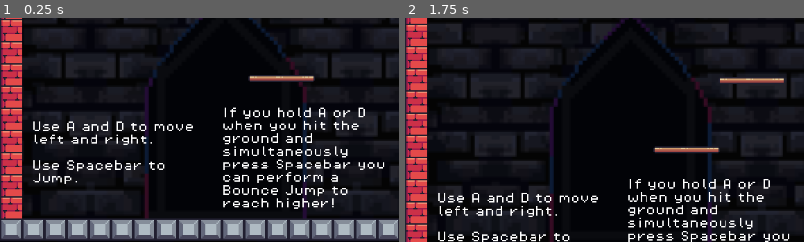
Above: before the commit, frames 1-2 (left to right).
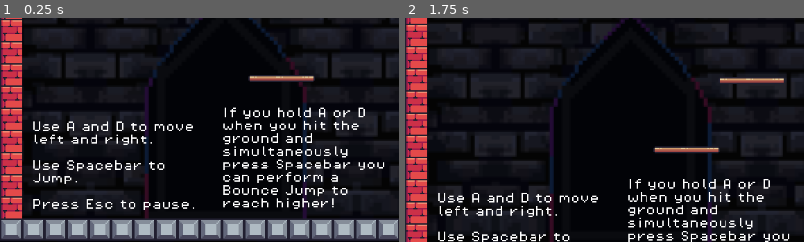
Above: after the commit, the same moments.

Repository: Erickkthemage/CSC-489-Final-Project
Game: Godot game, scene res://scenes/main.tscn
Two runs of this game, one before a commit and one after it. Both use one fixed random seed, a clock stepped at 60 frames per second and the inputs below.
Inputs:
- Up to frame 1 (0.25 s): no input
- Up to frame 2 (1.75 s): tap Space (jump) at 0.5, 0.77, 1.25, 1.52 s; hold D (right) from 0.53 s (still down)
The pictures show only the part of the screen within x 0-50%, y 50-100%; the shares and areas given below are measured in that part.

The runs differ from the first frame. In frame 1, 0.6% of the frame differs, in the area x 8-49%, y 80-86%; in frame 2, nothing differs.

Commit message:
added pause menu and buttons

Diff:
--- a/project.godot
+++ b/project.godot
@@ -37,6 +37,12 @@
 , Object(InputEventKey,"resource_local_to_scene":false,"resource_name":"","device":-1,"window_id":0,"alt_pressed":false,"shift_pressed":false,"ctrl_pressed":false,"meta_pressed":false,"pressed":false,"keycode":0,"physical_keycode":32,"key_label":0,"unicode":32,"echo":false,"script":null)
 ]
 }
+pause={
+"deadzone": 0.5,
+"events": [Object(InputEventKey,"resource_local_to_scene":false,"resource_name":"","device":-1,"window_id":0,"alt_pressed":false,"shift_pressed":false,"ctrl_pressed":false,"meta_pressed":false,"pressed":false,"keycode":0,"physical_keycode":4194305,"key_label":0,"unicode":0,"echo":false,"script":null)
+, Object(InputEventJoypadButton,"resource_local_to_scene":false,"resource_name":"","device":-1,"button_index":6,"pressure":0.0,"pressed":true,"script":null)
+]
+}
 
 [rendering]
 
--- a/scenes/main.tscn
+++ b/scenes/main.tscn
@@ -1,9 +1,10 @@
-[gd_scene load_steps=7 format=3 uid="uid://bg44804k5ftvn"]
+[gd_scene load_steps=8 format=3 uid="uid://bg44804k5ftvn"]
 
 [ext_resource type="TileSet" uid="uid://dbl261u384ksy" path="res://assets/sprites/TileSet.tres" id="1_hduku"]
 [ext_resource type="Script" path="res://scripts/game_manager.gd" id="1_nfdvs"]
 [ext_resource type="PackedScene" uid="uid://c3sxdi4r5gpeq" path="res://scenes/player.tscn" id="2_dkdg2"]
 [ext_resource type="FontFile" uid="uid://b2dnqx3upa4ch" path="res://assets/font/PixelOperator8-Bold.ttf" id="2_wdqgh"]
+[ext_resource type="PackedScene" uid="uid://bh45y47b0r44e" path="res://scenes/pause_menu.tscn" id="3_f3wba"]
 [ext_resource type="Texture2D" uid="uid://dbcmgiyx1l6ki" path="res://assets/sprites/Tiles/background_5.1.png" id="5_gobj4"]
 [ext_resource type="FontFile" uid="uid://clbsxcq5ul0en" path="res://assets/font/PixelOperator8.ttf" id="6_qsflg"]
 
@@ -26,6 +27,13 @@
 text = "Score: 0"
 horizontal_alignment = 1
 vertical_alignment = 1
+
+[node name="PauseMenu" parent="GameManager/CanvasLayer" instance=ExtResource("3_f3wba")]
+offset_left = -17.3333
+offset_top = 0.666664
+offset_right = -17.3334
+offset_bottom = 0.666687
+scale = Vector2(0.648622, 0.648622)
 
 [node name="TileMap" type="TileMap" parent="."]
 texture_filter = 1
@@ -64,7 +72,9 @@
 theme_override_fonts/font = ExtResource("6_qsflg")
 text = "Use A and D to move left and right.
 
-Use Spacebar to Jump."
+Use Spacebar to Jump.
+
+Press Esc to pause."
 autowrap_mode = 2
 
 [node name="Instructions2" type="Label" parent="Labels"]
@@ -86,4 +96,14 @@
 theme_override_fonts/font = ExtResource("6_qsflg")
 text = "Don't fall too far...."
 
+[node name="Label2" type="Label" parent="Labels"]
+offset_left = -35.0
+offset_top = -47316.0
+offset_right = 583.0
+offset_bottom = -47267.0
+scale = Vector2(0.334644, 0.334644)
+theme_override_fonts/font = ExtResource("2_wdqgh")
+text = "I didn't think anyone would make it this far.
+Congrats!"
+
 [connection signal="game_over" from="GameManager" to="GameManager" method="_on_game_over"]
--- /dev/null
+++ b/scenes/pause_menu.tscn
@@ -0,0 +1,65 @@
+[gd_scene load_steps=2 format=3 uid="uid://bh45y47b0r44e"]
+
+[ext_resource type="Script" path="res://scripts/pause_menu.gd" id="1_akm3x"]
+
+[node name="PauseMenu" type="Control"]
+process_mode = 3
+visible = false
+layout_mode = 3
+anchors_preset = 15
+anchor_right = 1.0
+anchor_bottom = 1.0
+grow_horizontal = 2
+grow_vertical = 2
+scale = Vector2(0.582138, 0.582138)
+script = ExtResource("1_akm3x")
+
+[node name="ColorRect" type="ColorRect" parent="."]
+layout_mode = 1
+anchors_preset = 15
+anchor_right = 1.0
+anchor_bottom = 1.0
+offset_left = 348.715
+offset_top = 194.112
+offset_right = 348.715
+offset_bottom = 194.112
+grow_horizontal = 2
+grow_vertical = 2
+scale = Vector2(0.406275, 0.406275)
+color = Color(0.235294, 0.239216, 0.235294, 1)
+
+[node name="GridContainer" type="GridContainer" parent="."]
+layout_mode = 1
+anchors_preset = 8
+anchor_left = 0.5
+anchor_top = 0.5
+anchor_right = 0.5
+anchor_bottom = 0.5
+offset_left = -60.0
+offset_top = -81.0
+offset_right = 60.0
+offset_bottom = 81.0
+grow_horizontal = 2
+grow_vertical = 2
+theme_override_constants/v_separation = 8
+
+[node name="Label" type="Label" parent="GridContainer"]
+layout_mode = 2
+theme_override_font_sizes/font_size = 32
+text = "Paused"
+
+[node name="Resume" type="Button" parent="GridContainer"]
+layout_mode = 2
+text = "Resume Game"
+
+[node name="Settings" type="Button" parent="GridContainer"]
+layout_mode = 2
+text = "Settings"
+
+[node name="Quit" type="Button" parent="GridContainer"]
+layout_mode = 2
+text = "Quit"
+
+[connection signal="pressed" from="GridContainer/Resume" to="." method="_on_resume_pressed"]
+[connection signal="pressed" from="GridContainer/Settings" to="." method="_on_settings_pressed"]
+[connection signal="pressed" from="GridContainer/Quit" to="." method="_on_quit_pressed"]
--- a/scripts/game_manager.gd
+++ b/scripts/game_manager.gd
@@ -6,9 +6,9 @@
 @onready var platform = preload("res://scenes/platform.tscn")
 @onready var player = $"../Player"
 @onready var label = $CanvasLayer/Label
+@onready var pause_menu = $CanvasLayer/PauseMenu
 
-
-
+var paused = false
 var rng = RandomNumberGenerator.new()
 var last_platform_position = Vector2.ZERO
 var next_spawn_time = 0
@@ -16,6 +16,8 @@
 var score = 0
 
 signal game_over
+signal pause_pressed
+signal resume_pressed
 
 # Called when the node enters the scene tree for the first time.
 func _ready():
@@ -49,6 +51,27 @@
 		elif score - current_floor >= 10:
 			emit_signal("game_over")
 
+	#This checks if the player pressed the pause button
+	if Input.is_action_just_pressed("pause"):
+		emit_signal("pause_pressed")
+
 #Handles Game Over
 func _on_game_over():
 	print("You lose!")
+
+#Handles pause input
+func _on_pause_pressed():
+	if paused:
+		pause_menu.hide()
+		emit_signal("resume_pressed")
+
+	else:
+		pause_menu.show()
+		get_tree().paused = true
+
+	paused = !paused
+
+#Handles resume button
+func _on_resume_pressed():
+	if Input.is_action_just_pressed("pause"):
+		get_tree().paused = false
--- /dev/null
+++ b/scripts/pause_menu.gd
@@ -0,0 +1,22 @@
+extends Control
+
+var _is_paused : bool = false:
+	set(value):
+		_is_paused = value
+		get_tree().paused = _is_paused
+		visible = _is_paused
+
+func _unhandled_input(event):
+	if event.is_action_pressed("pause"):
+		_is_paused = !_is_paused
+
+func _on_resume_pressed():
+	_is_paused = false
+
+
+func _on_settings_pressed():
+	pass # Replace with function body.
+
+
+func _on_quit_pressed():
+	get_tree().quit()
